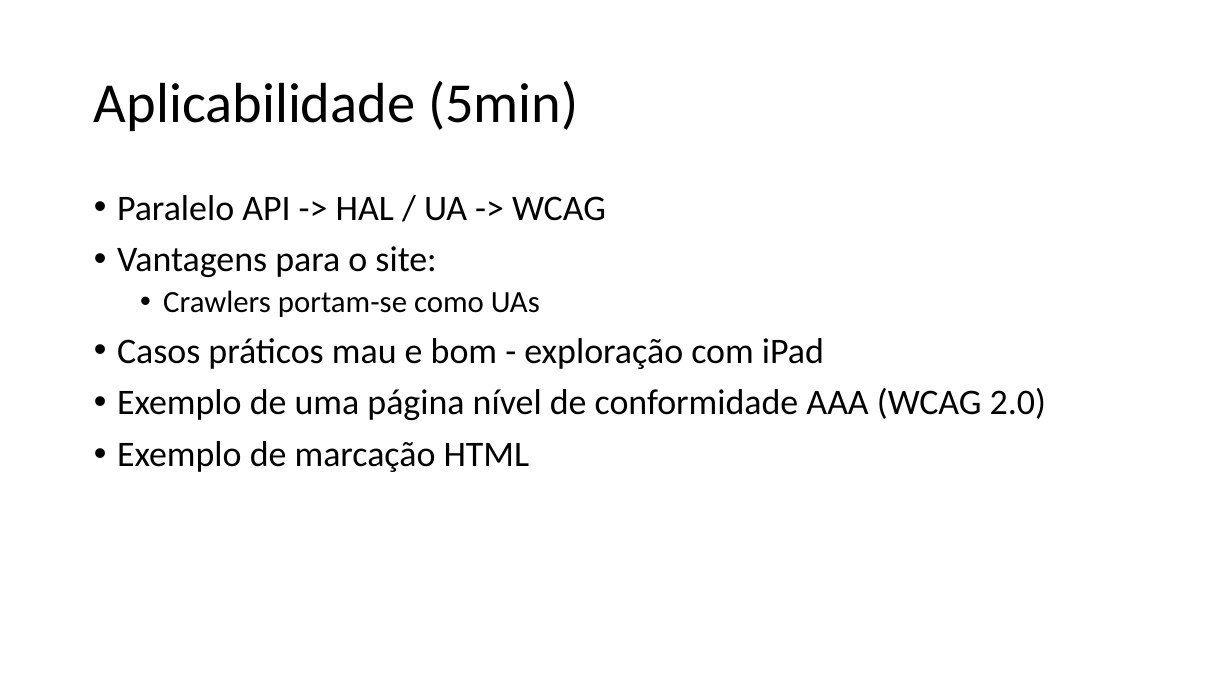
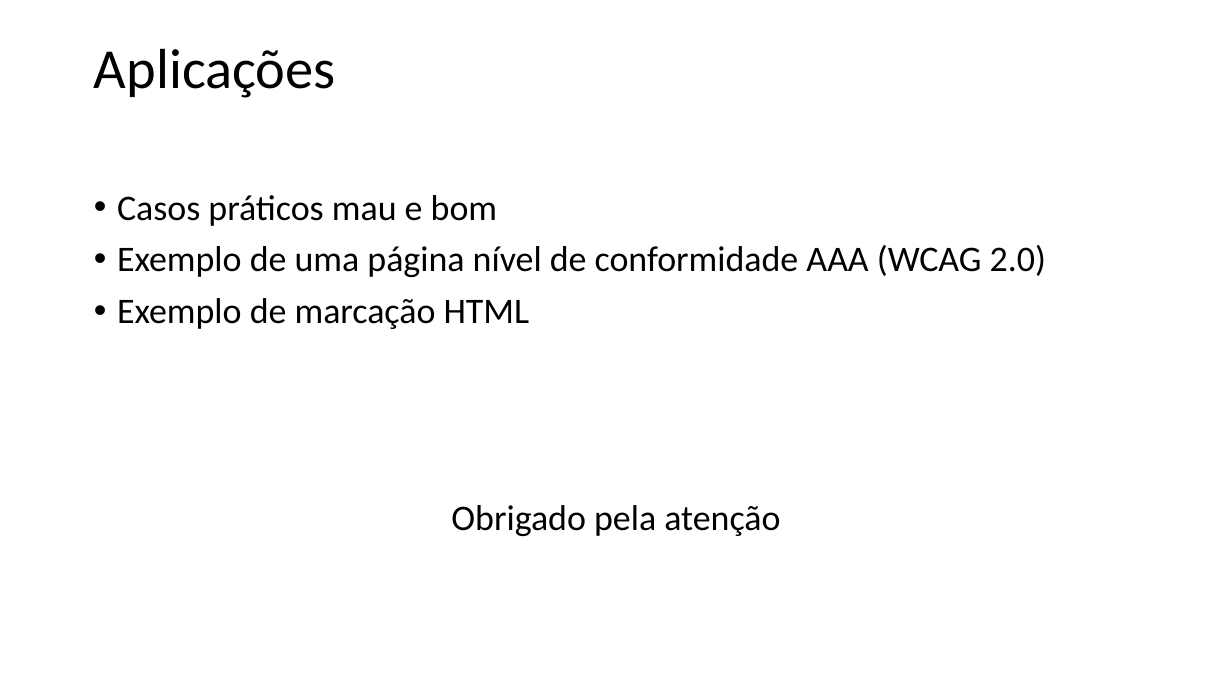
Before and after one commit to aborba/tertulias-nodejs, a slide deck: slide 8 of docs/Accessibility a22908.pptx. Drawn at 1232x693 pixels with LibreOffice and Linux fonts; fonts in the diff are those of the drawing. Boxes give left, top, right and bottom in pixels: in the first picture for what was removed or moved away, otherwise in the second. Text is boxed around its words. In the diff, an @@ line names an element or a change of style, - is before the commit and + after.

```diff
--- a/docs/Accessibility a22908.pptx
+++ b/docs/Accessibility a22908.pptx
@@ title at <box>94,48,336,98</box>: text changed @@
-Aplicabilidade (5min)
+Aplicações
@@ text at <box>117,195,497,226</box>: text changed @@
-• Paralelo API -> HAL / UA -> WCAG
-• Vantagens para o site:
-  • Crawlers portam-se como UAs
-• Casos práticos mau e bom - exploração com iPad
+• Casos práticos mau e bom
@@ text at <box>451,505,780,536</box>: paragraph added @@
+Obrigado pela atenção
```
Also in this commit, not shown: 3 other slides changed, 4 slides added, 3 slides removed, 1 other file.
